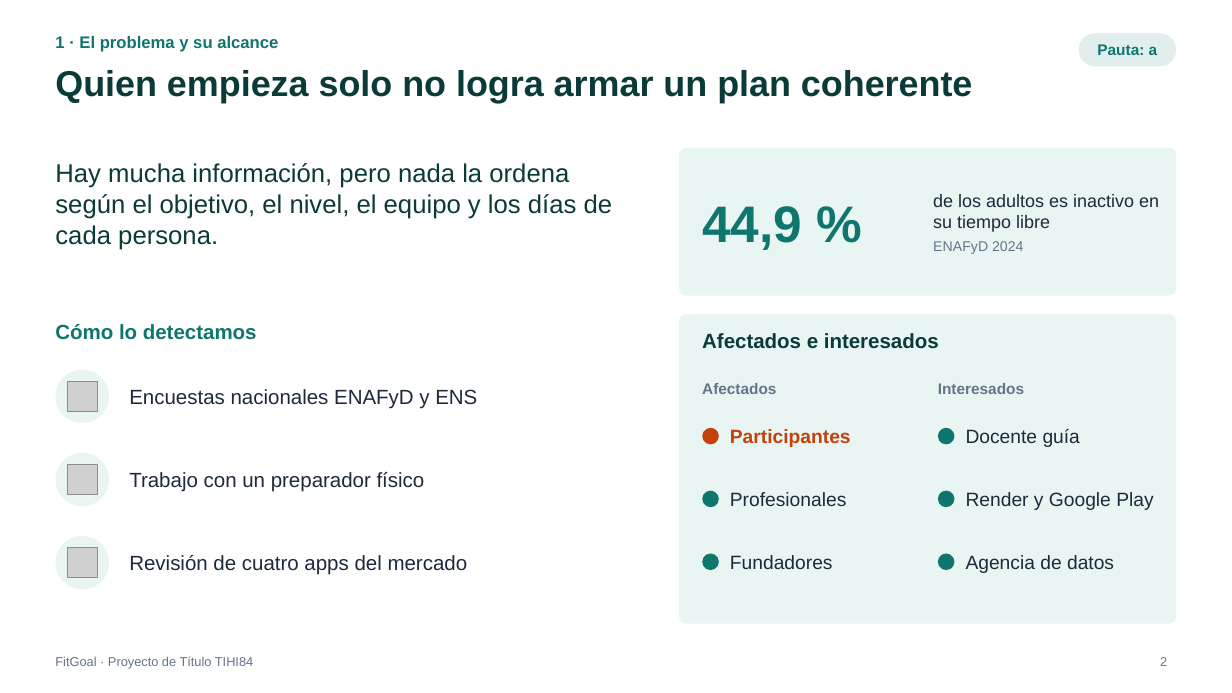
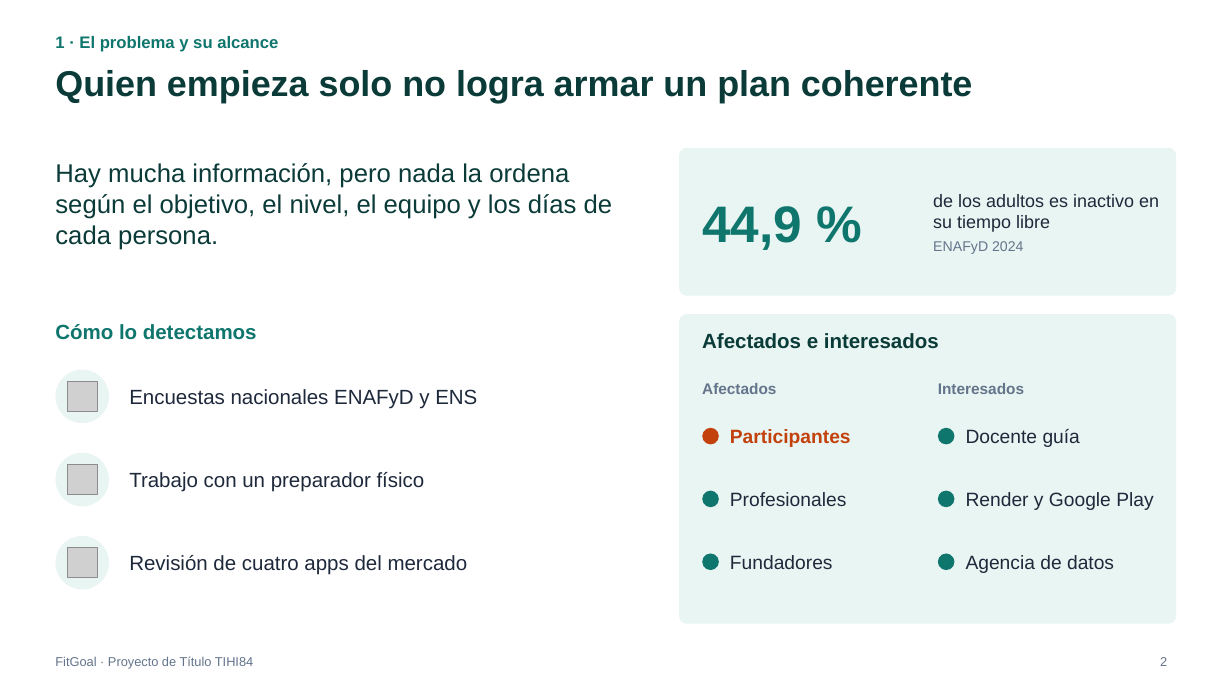
Before and after one commit to VicenteEgana/Fitgoal, a slide deck: slide 2 of docs/TIHI84_U3_Presentacion_FitGoal.pptx. Drawn at 1232x693 pixels with LibreOffice and Linux fonts; fonts in the diff are those of the drawing; grey boxes stand for pictures. Boxes give left, top, right and bottom in pixels: in the first picture for what was removed or moved away, otherwise in the second. Text is boxed around its words. In the diff, an @@ line names an element or a change of style, - is before the commit and + after.

```diff
--- a/docs/TIHI84_U3_Presentacion_FitGoal.pptx
+++ b/docs/TIHI84_U3_Presentacion_FitGoal.pptx
@@ rounded rectangle removed at [1079, 33, 1177, 67] @@
-Pauta: a
```
Also in this commit, not shown: 12 other slides changed, 5 slides added.
